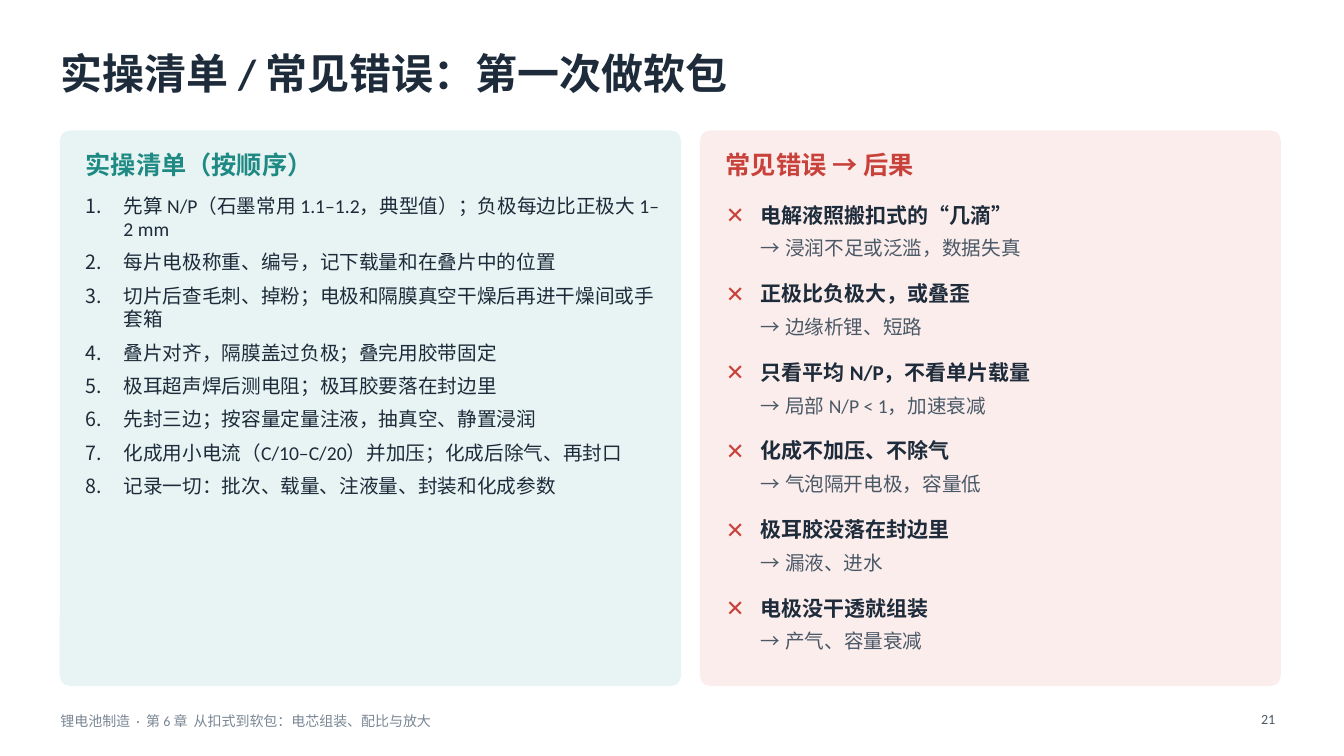
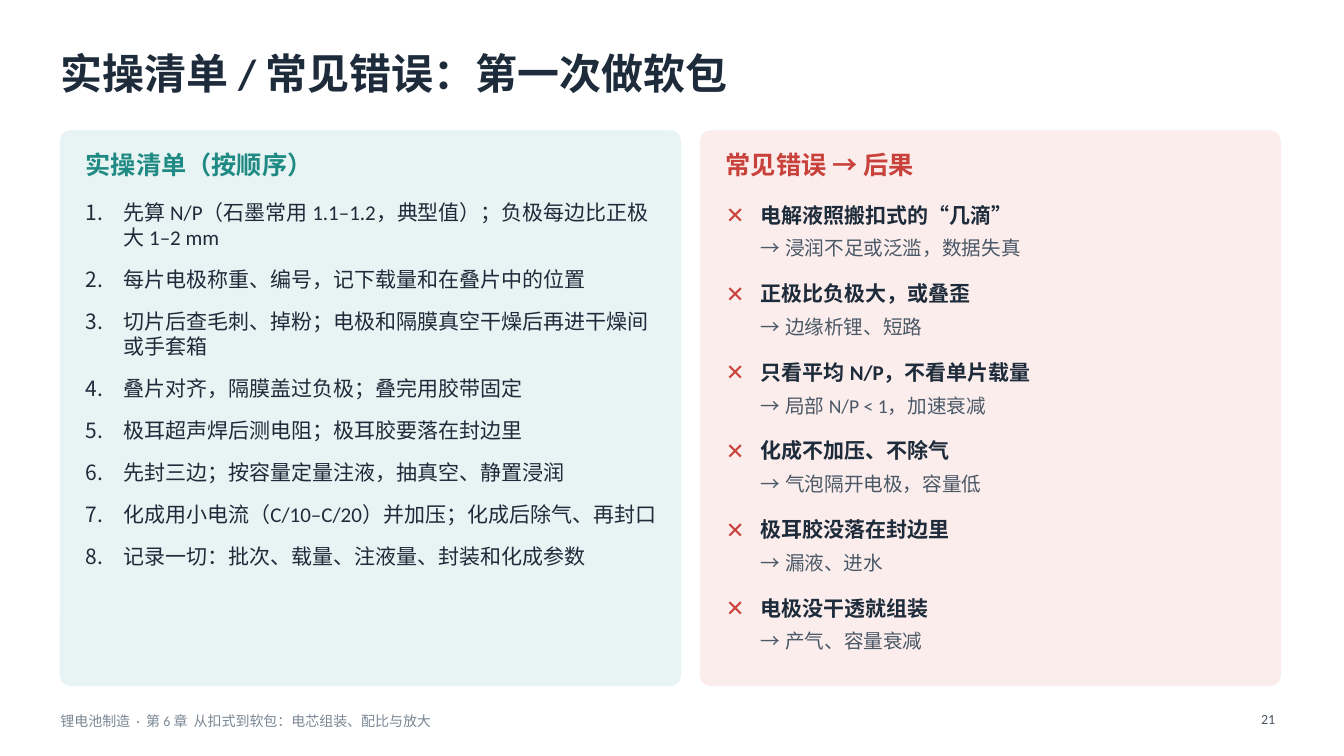
Before and after one commit to zhaoyuw44-lang/Trash, a slide deck: slide 21 of slides/decks/batmfg/batmfg_ch6.pptx. Drawn at 1344x756 pixels with LibreOffice and Linux fonts; fonts in the diff are those of the drawing. Boxes give left, top, right and bottom in pixels: in the first picture for what was removed or moved away, otherwise in the second. Text is boxed around its words. In the diff, an @@ line names an element or a change of style, - is before the commit and + after.

```diff
--- a/slides/decks/batmfg/batmfg_ch6.pptx
+++ b/slides/decks/batmfg/batmfg_ch6.pptx
@@ text "先算 N/P（石墨常用 1.1–1.2，典型值）；负极每边比正极大 1–2 mm" at (123,202,656,566): size 14 to 15 pt; more space between paragraphs @@
```
Also in this commit, not shown: 5 other slides changed, 1 other file.
